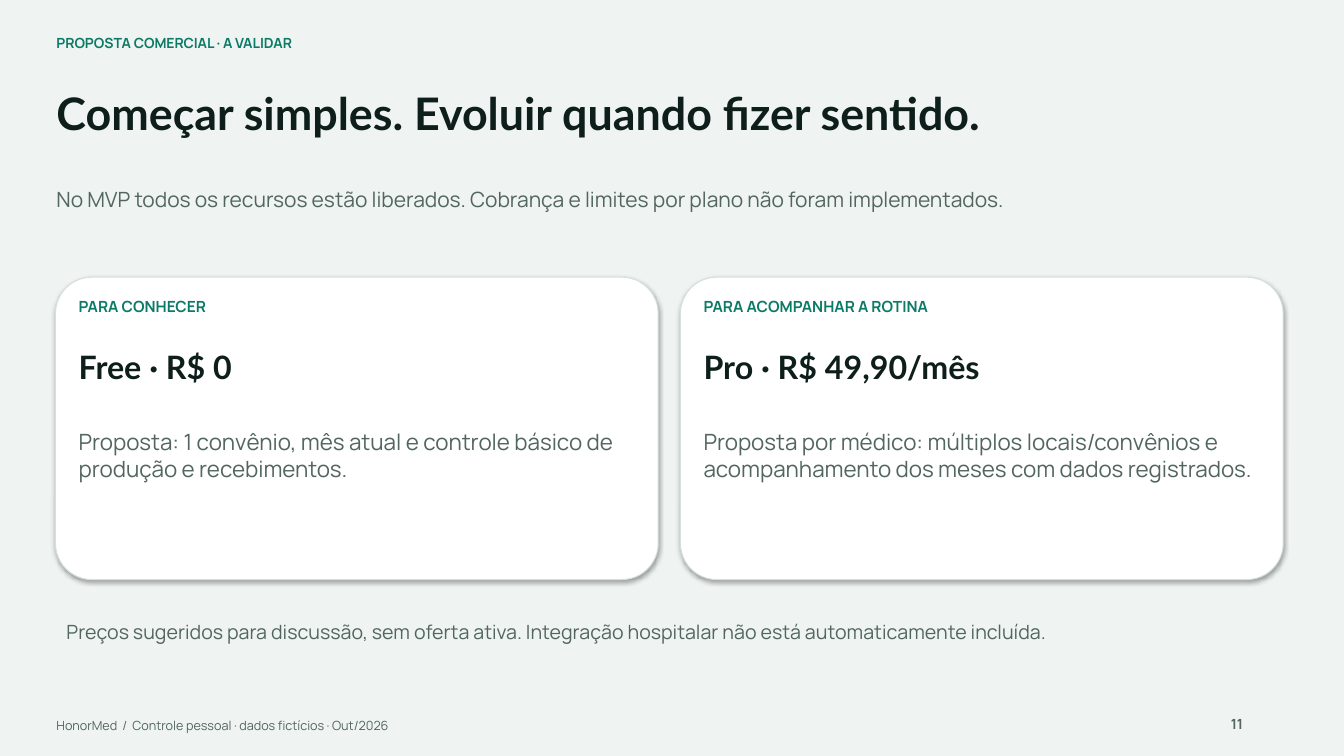
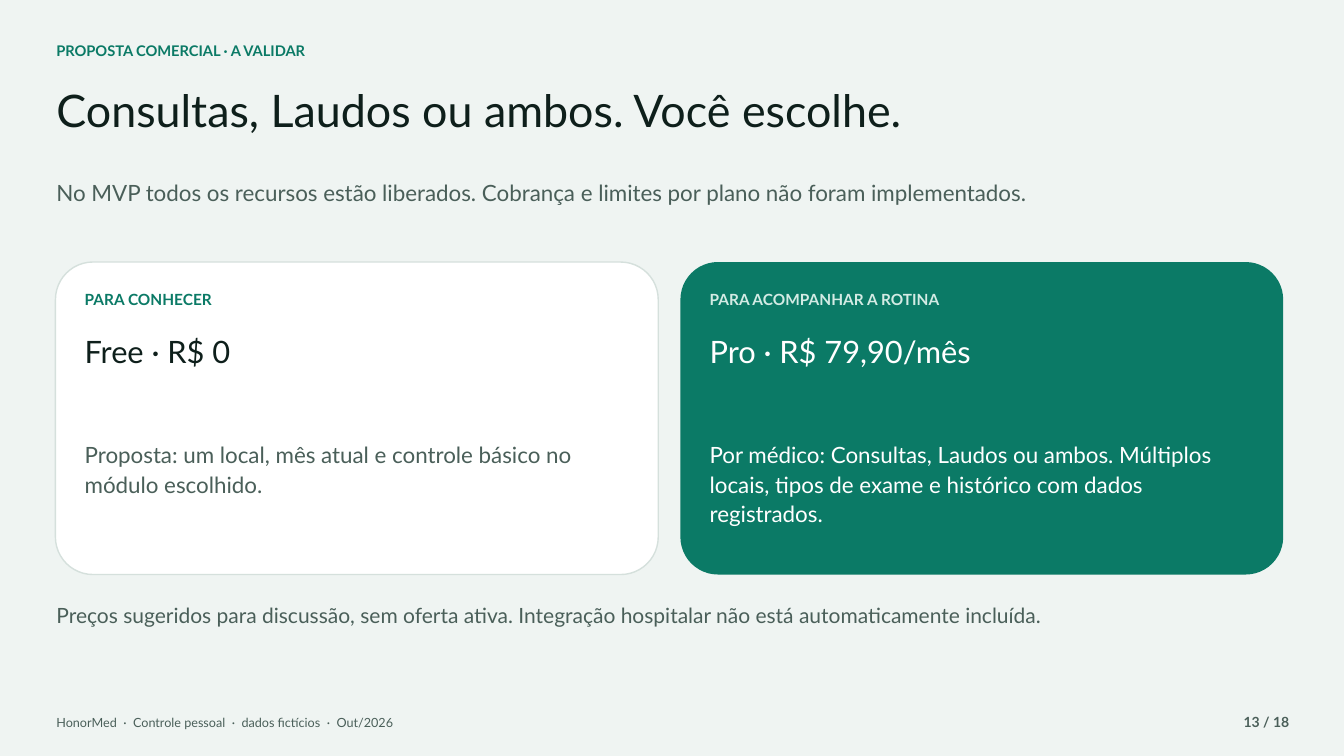
Before and after one commit to Gor0d/HonorMed, a slide deck: slide 13 of docs/apresentacao/HonorMed_Apresentacao_Medicos.pptx (slide 11 before the commit). Drawn at 1344x756 pixels with LibreOffice and Linux fonts; fonts in the diff are those of the drawing. Boxes give left, top, right and bottom in pixels: in the first picture for what was removed or moved away, otherwise in the second. Text is boxed around its words. In the diff, an @@ line names an element or a change of style, - is before the commit and + after.

```diff
--- a/docs/apresentacao/HonorMed_Apresentacao_Medicos.pptx
+++ b/docs/apresentacao/HonorMed_Apresentacao_Medicos.pptx
@@ text "PROPOSTA COMERCIAL · A VALIDAR" at (x1=56, y1=45, x2=305, y2=56): size 10 to 10.5 pt, font Manrope to Lato; line spacing 1 to 1.1; less space between paragraphs @@
@@ text at (x1=56, y1=94, x2=901, y2=133): text changed; bold off @@
-Começar simples. Evoluir quando fizer sentido.
+Consultas, Laudos ou ambos. Você escolhe.
@@ text "No MVP todos os recursos ..." moved from (x1=56, y1=191, x2=1003, y2=212) to (x1=56, y1=184, x2=1026, y2=205) @@
@@ text "No MVP todos os recursos ..." at (x1=56, y1=184, x2=1026, y2=205): size 15 to 16 pt, font Manrope to Lato, text colour #52655F to #4A5F59; line spacing 1 to 1.1; less space between paragraphs @@
@@ rounded rectangle resized from (x1=55, y1=277, x2=658, y2=580) to (x1=55, y1=262, x2=658, y2=575) @@
@@ rounded rectangle at (x1=55, y1=262, x2=658, y2=575): outline #D5E0DC 0.75 pt to #D5E0DC 1 pt; shadow off @@
@@ rounded rectangle resized from (x1=681, y1=277, x2=1284, y2=580) to (x1=681, y1=262, x2=1284, y2=575) @@
@@ rounded rectangle at (x1=681, y1=262, x2=1284, y2=575): fill #FFFFFF to #0B7A66; outline #D5E0DC 0.75 pt to none; shadow off @@
@@ text "PARA CONHECER" moved from (x1=79, y1=300, x2=206, y2=313) to (x1=85, y1=293, x2=212, y2=305) @@
@@ text "PARA CONHECER" at (x1=85, y1=293, x2=212, y2=305): font Manrope to Lato; line spacing 1 to 1.1; less space between paragraphs @@
@@ text "PARA ACOMPANHAR A ROTINA" moved from (x1=704, y1=300, x2=928, y2=313) to (x1=710, y1=293, x2=939, y2=305) @@
@@ text "PARA ACOMPANHAR A ROTINA" at (x1=710, y1=293, x2=939, y2=305): font Manrope to Lato, text colour #0B7A66 to #D3EBE4; line spacing 1 to 1.1; less space between paragraphs @@
@@ text "Free · R$ 0" moved from (x1=79, y1=352, x2=232, y2=383) to (x1=85, y1=337, x2=230, y2=367) @@
@@ text "Free · R$ 0" at (x1=85, y1=337, x2=230, y2=367): size 23 to 22 pt, bold off; less space between paragraphs @@
@@ text at (x1=710, y1=337, x2=970, y2=367): text changed; size 23 to 22 pt; text colour #0E1F1B to #FFFFFF; bold off @@
-Pro · R$ 49,90/mês
+Pro · R$ 79,90/mês
@@ text at (x1=85, y1=446, x2=571, y2=493): text changed; font Manrope to Lato; text colour #52655F to #4A5F59 @@
-Proposta: 1 convênio, mês atual e controle básico de produção e recebimentos.
+Proposta: um local, mês atual e controle básico no módulo escolhido.
@@ text at (x1=710, y1=446, x2=1211, y2=526): text changed; font Manrope to Lato; text colour #52655F to #FFFFFF @@
-Proposta por médico: múltiplos locais/convênios e acompanhamento dos meses com dados registrados.
+Por médico: Consultas, Laudos ou ambos. Múltiplos locais, tipos de exame e histórico com dados registrados.
@@ text "Preços sugeridos para discussão, sem ..." moved from (x1=66, y1=623, x2=1046, y2=644) to (x1=56, y1=607, x2=1041, y2=627) @@
@@ text "Preços sugeridos para discussão, sem ..." at (x1=56, y1=607, x2=1041, y2=627): size 14 to 15 pt, font Manrope to Lato, text colour #52655F to #4A5F59; line spacing 1 to 1.1; less space between paragraphs @@
@@ text at (x1=56, y1=717, x2=394, y2=729): text changed; font Manrope to Lato; text colour #52655F to #4A5F59 @@
-HonorMed / Controle pessoal · dados fictícios · Out/2026
+HonorMed · Controle pessoal · dados fictícios · Out/2026
@@ text removed at (x1=1231, y1=719, x2=1243, y2=729) @@
-11
@@ text added at (x1=1244, y1=717, x2=1289, y2=727), 10 pt, text #4A5F59, bold @@
+13 / 18
```
Also in this commit, not shown: 15 other slides changed, 2 slides added, 10 other files.
